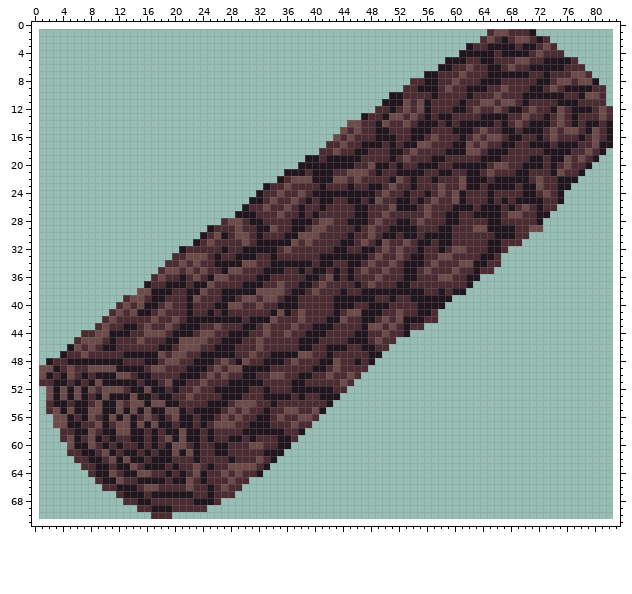
Pixel-art file -- art/objects/log2.ase. This is how it looked before the edit.
82x70 pixels, 1 frame. The old version is drawn lined up with the new one, on the new canvas.
Now the later version:
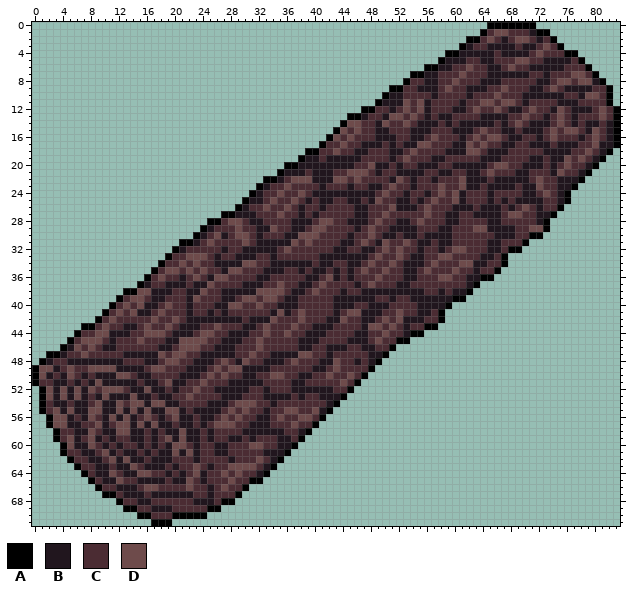
Palette (. is transparent): A #000000  B #21161e  C #4b2c33  D #6e4b4b
Difference:
canvas 82x70 -> 84x72, the old top-left corner now at 1,1
y 0: x 65..71 ....... -> AAAAAAA
y 1: x 64 . -> A; x 72..73 .. -> AA
y 2: x 62..63 .. -> AA; x 74 . -> A
y 3: x 61 . -> A; x 75 . -> A
y 4: x 59..60 .. -> AA; x 76..77 .. -> AA
y 5: x 58 . -> A; x 78 . -> A
y 6: x 56..57 .. -> AA; x 79 . -> A
y 7: x 54..55 .. -> AA; x 80 . -> A
y 8: x 53 . -> A; x 81 . -> A
y 9: x 51..52 .. -> AA; x 82 . -> A
y 10: x 50 . -> A; x 82 . -> A
y 11: x 49 . -> A; x 82 . -> A
y 12: x 47..48 .. -> AA; x 83 . -> A
y 13: x 45..46 .. -> AA; x 83 . -> A
y 14: x 44 . -> A; x 83 . -> A
y 15: x 43 . -> A; x 83 . -> A
y 16: x 42 . -> A; x 83 . -> A
y 17: x 41 . -> A; x 83 . -> A
y 18: x 39..40 .. -> AA; x 82 . -> A
y 19: x 38 . -> A; x 81 . -> A
y 20: x 36..37 .. -> AA; x 80 . -> A
y 21: x 35 . -> A; x 79 . -> A
y 22: x 33..34 .. -> AA; x 78 . -> A
y 23: x 32 . -> A; x 77 . -> A
y 24: x 31 . -> A; x 76 . -> A
y 25: x 30 . -> A; x 76 . -> A
y 26: x 29 . -> A; x 75 . -> A
y 27: x 27..28 .. -> AA; x 74 . -> A
y 28: x 25..26 .. -> AA; x 73 . -> A
y 29: x 24 . -> A; x 73 . -> A
y 30: x 23 . -> A; x 71..72 .. -> AA
y 31: x 21..22 .. -> AA; x 70 . -> A
y 32: x 20 . -> A; x 68..69 .. -> AA
y 33: x 19 . -> A; x 67 . -> A
y 34: x 18 . -> A; x 67 . -> A
y 35: x 17 . -> A; x 66 . -> A
y 36: x 16 . -> A; x 64..65 .. -> AA
y 37: x 15 . -> A; x 63 . -> A
y 38: x 13..14 .. -> AA; x 62 . -> A
y 39: x 12 . -> A; x 60..61 .. -> AA
y 40: x 11 . -> A; x 59 . -> A
y 41: x 10 . -> A; x 58 . -> A
y 42: x 9 . -> A; x 58 . -> A
y 43: x 7..8 .. -> AA; x 56..57 .. -> AA
y 44: x 6 . -> A; x 54..55 .. -> AA
y 45: x 5 . -> A; x 52..53 .. -> AA
y 46: x 4 . -> A; x 51 . -> A
y 47: x 2..3 .. -> AA; x 50 . -> A
y 48: x 1 . -> A; x 49 . -> A
y 49: x 0 . -> A; x 48 . -> A
y 50: x 0 . -> A; x 47 . -> A
y 51: x 0 . -> A; x 46 . -> A
y 52: x 1 . -> A; x 45 . -> A
y 53: x 1 . -> A; x 44 . -> A
y 54: x 1 . -> A; x 43 . -> A
y 55: x 1 . -> A; x 42 . -> A
y 56: x 2 . -> A; x 41 . -> A
y 57: x 2 . -> A; x 40 . -> A
y 58: x 3 . -> A; x 39 . -> A
y 59: x 3 . -> A; x 38 . -> A
y 60: x 4 . -> A; x 37 . -> A
y 61: x 4 . -> A; x 36 . -> A
y 62: x 5 . -> A; x 35 . -> A
y 63: x 6 . -> A; x 34 . -> A
y 64: x 7 . -> A; x 33 . -> A
y 65: x 8 . -> A; x 31..32 .. -> AA
y 66: x 9 . -> A; x 30 . -> A
y 67: x 10..11 .. -> AA; x 29 . -> A
y 68: x 12 . -> A; x 27..28 .. -> AA
y 69: x 13..14 .. -> AA; x 25..26 .. -> AA
y 70: x 15..16 .. -> AA; x 20..24 ..... -> AAAAA
y 71: x 17..19 ... -> AAA
Changed places in both pictures, as pixel boxes (x1, y1, x2, y2):
added: (32, 22, 620, 526)
